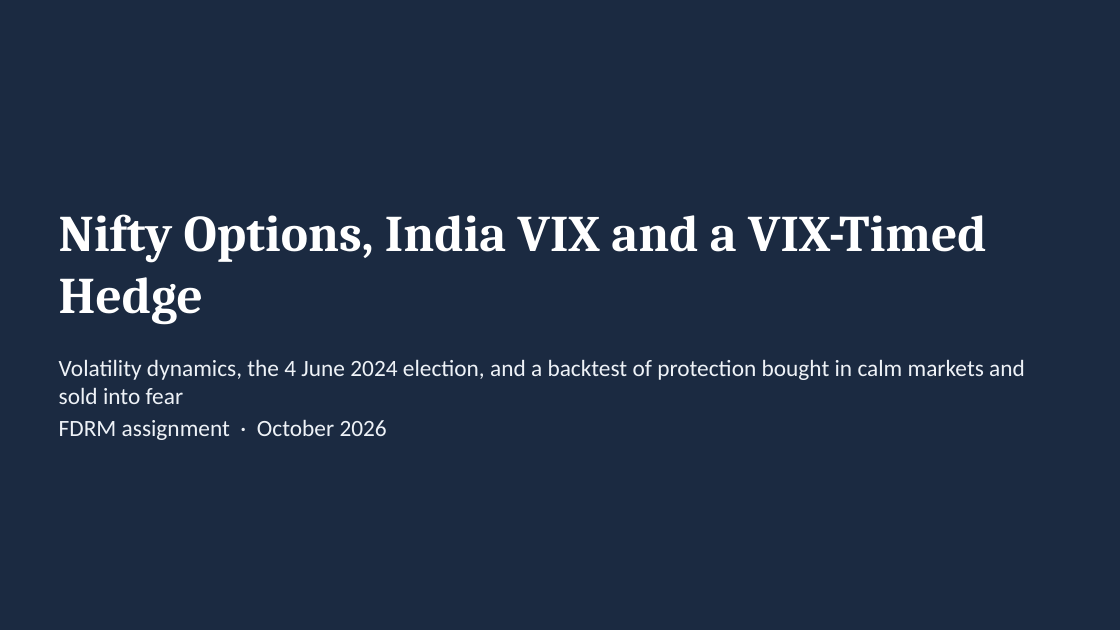
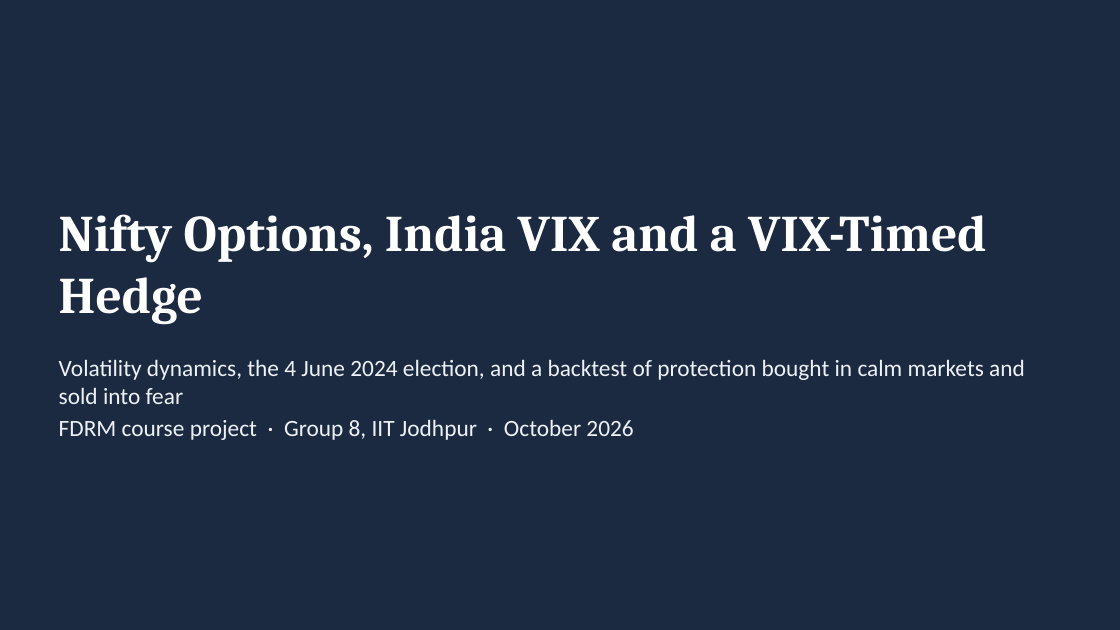
Before and after one commit to Subham1709/FDRM_VIX, a slide deck: slide 1 of docs/fdrm_vix_presentation.pptx. Drawn at 1120x630 pixels with LibreOffice and Linux fonts; fonts in the diff are those of the drawing. Boxes give left, top, right and bottom in pixels: in the first picture for what was removed or moved away, otherwise in the second. Text is boxed around its words. In the diff, an @@ line names an element or a change of style, - is before the commit and + after.

Commit message:
Credit Group 8 in every document and add the report PDF
The deck's title slide, the report, both study guides and the code
walkthrough now say "FDRM course project, Group 8, IIT Jodhpur" and
point to this repository instead of a private project folder. The
report is added as docs/fdrm_vix_report.pdf.

The app's caveat now says the January 2020 put returned about 19
times its cost in total; the old "33 times" was the multiple on the
second half only. The READMEs use the app's new tab names.

```diff
--- a/docs/fdrm_vix_presentation.pptx
+++ b/docs/fdrm_vix_presentation.pptx
@@ text at <box>59,419,633,440</box>: text changed @@
-FDRM assignment · October 2026
+FDRM course project · Group 8, IIT Jodhpur · October 2026
```
Also in this commit, not shown: 9 other files.
